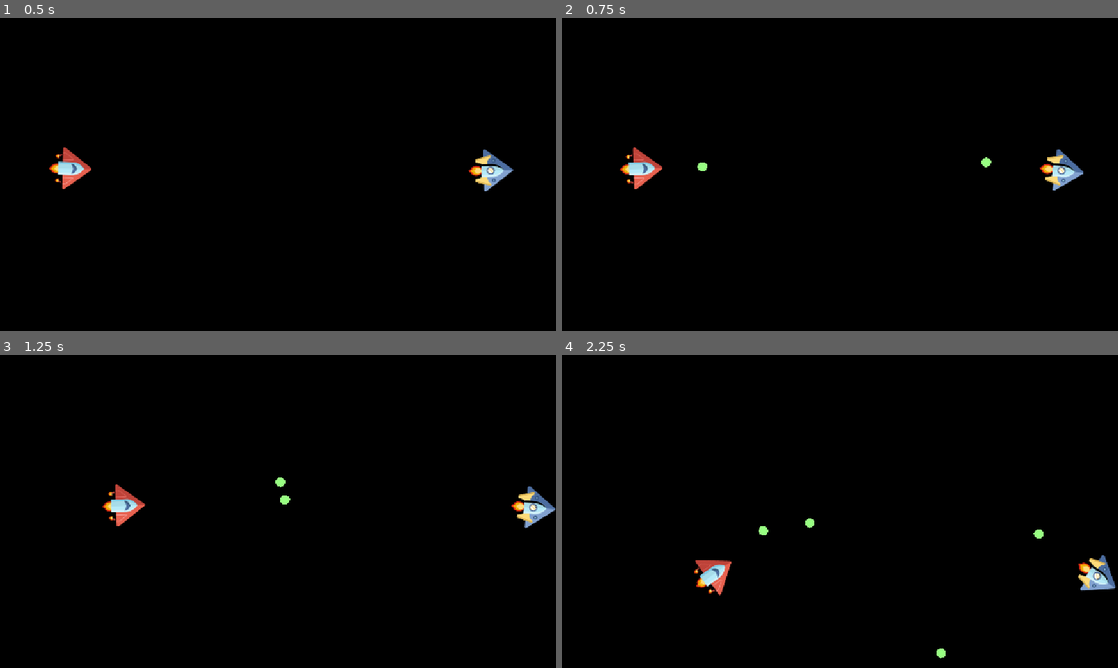
Above: before the commit, frames 1-4 (two rows, left to right).
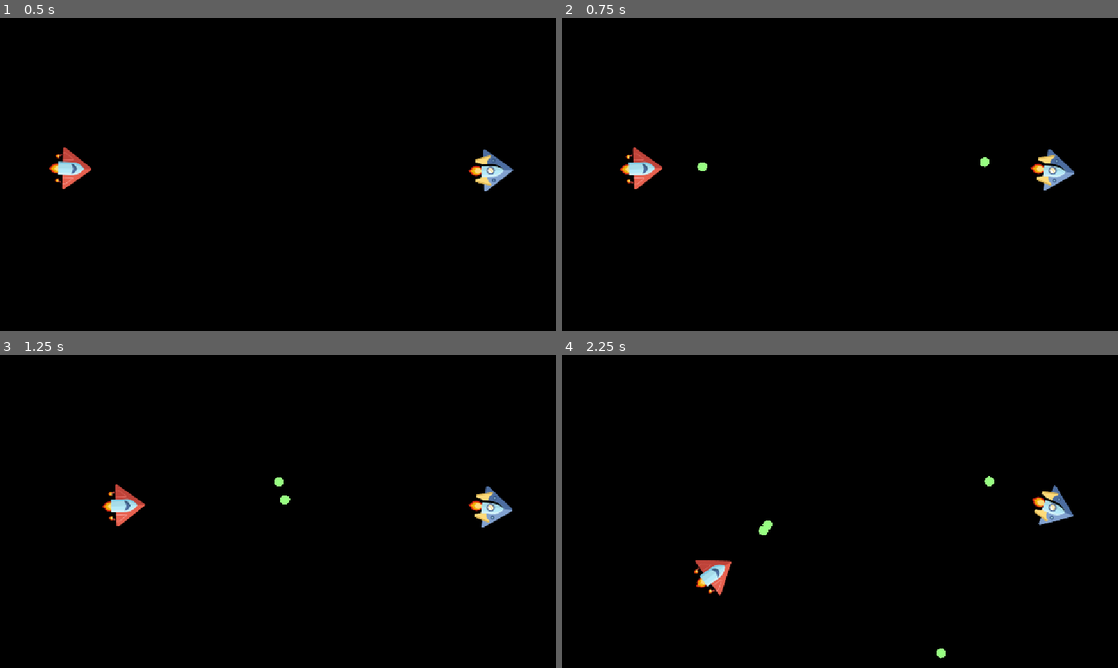
Above: after the commit, the same moments.

Repository: daninils/gggamejam2025
Game: Godot game, scene res://Scenes/game.tscn
The game is run twice, just before and just after one commit, with the same random seed, the same clock (stepped at 60 frames per second) and the same inputs. Video files are missing from this copy of the repository; at most half a second of black plays in their place.
Inputs (mouse positions are in pixels of both pictures, inside the frame that each line leads up to):
- Up to frame 1 (0.5 s): no input
- Up to frame 2 (0.75 s): tap Enter at 0.5 s; move the mouse to (962, 158) at 0.52 s; hold D (right) from 0.53 s (still down); tap Space (shoot) at 0.6 s
- Up to frame 3 (1.25 s): keep holding D (right)
- Up to frame 4 (2.25 s): move the mouse to (728, 527) at 1.27 s; release D (right) at 1.28 s; hold S (down) 1.28-2.03 s; tap Space (shoot) at 1.35, 2.1 s; move the mouse to (895, 442) at 2.02 s; hold D (right) from 2.03 s (still down)

Frame 1 is identical in both runs. In frame 2, 0.7% of the frame differs, in the area x 75-94%, y 42-56%; in frame 3, 1.0%; in frame 4, 1.2%, in the area x 36-100%, y 38-76%.

Commit message:
Add player number

Diff:
--- a/Scenes/game.tscn
+++ b/Scenes/game.tscn
@@ -73,6 +73,7 @@
 
 [node name="Player2" parent="." instance=ExtResource("1_wg05u")]
 position = Vector2(1016, 315)
+player_number = 1
 
 [node name="Sprite2D" type="Sprite2D" parent="Player2"]
 texture = ExtResource("5_i6g32")
--- a/Scripts/player.gd
+++ b/Scripts/player.gd
@@ -4,13 +4,15 @@
 const SPEED = 200
 @onready var is_reloading = false
 @onready var shooty_part = $ShootyPart
+@export var player_number: int = 0
 
 func _physics_process(delta: float) -> void:
 	look_at(get_global_mouse_position())
 
-	velocity.x = Input.get_axis("left", "right") * SPEED
-	velocity.y = Input.get_axis("up", "down") * SPEED
-	velocity = lerp(get_real_velocity(), velocity, 0.1)
+	if player_number == 0:
+		velocity.x = Input.get_axis("left", "right") * SPEED
+		velocity.y = Input.get_axis("up", "down") * SPEED
+		velocity = lerp(get_real_velocity(), velocity, 0.1)
 
 	if Input.is_action_just_pressed("shoot"):
 		var bullet = bullet_scene.instantiate()
